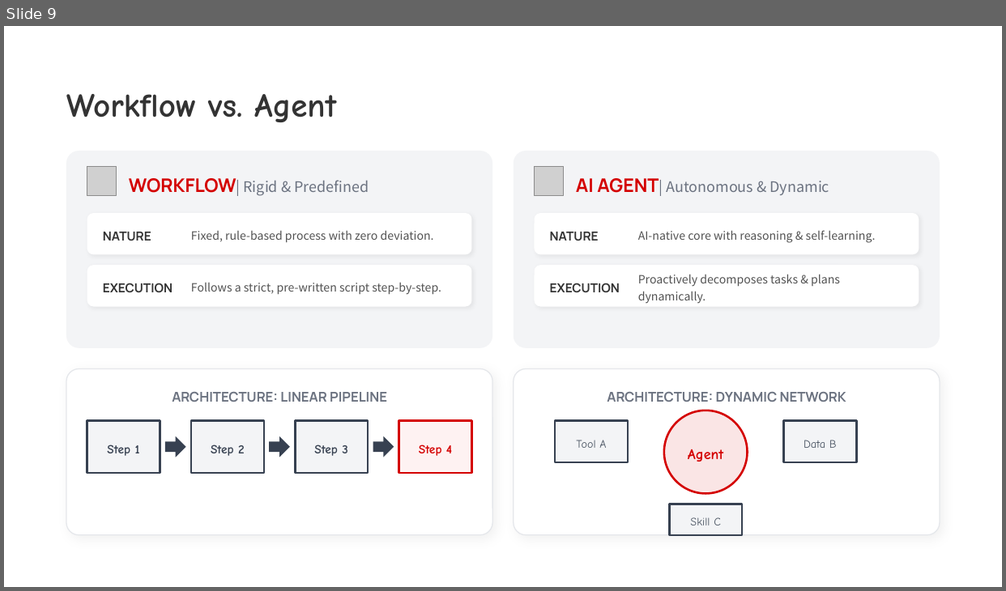
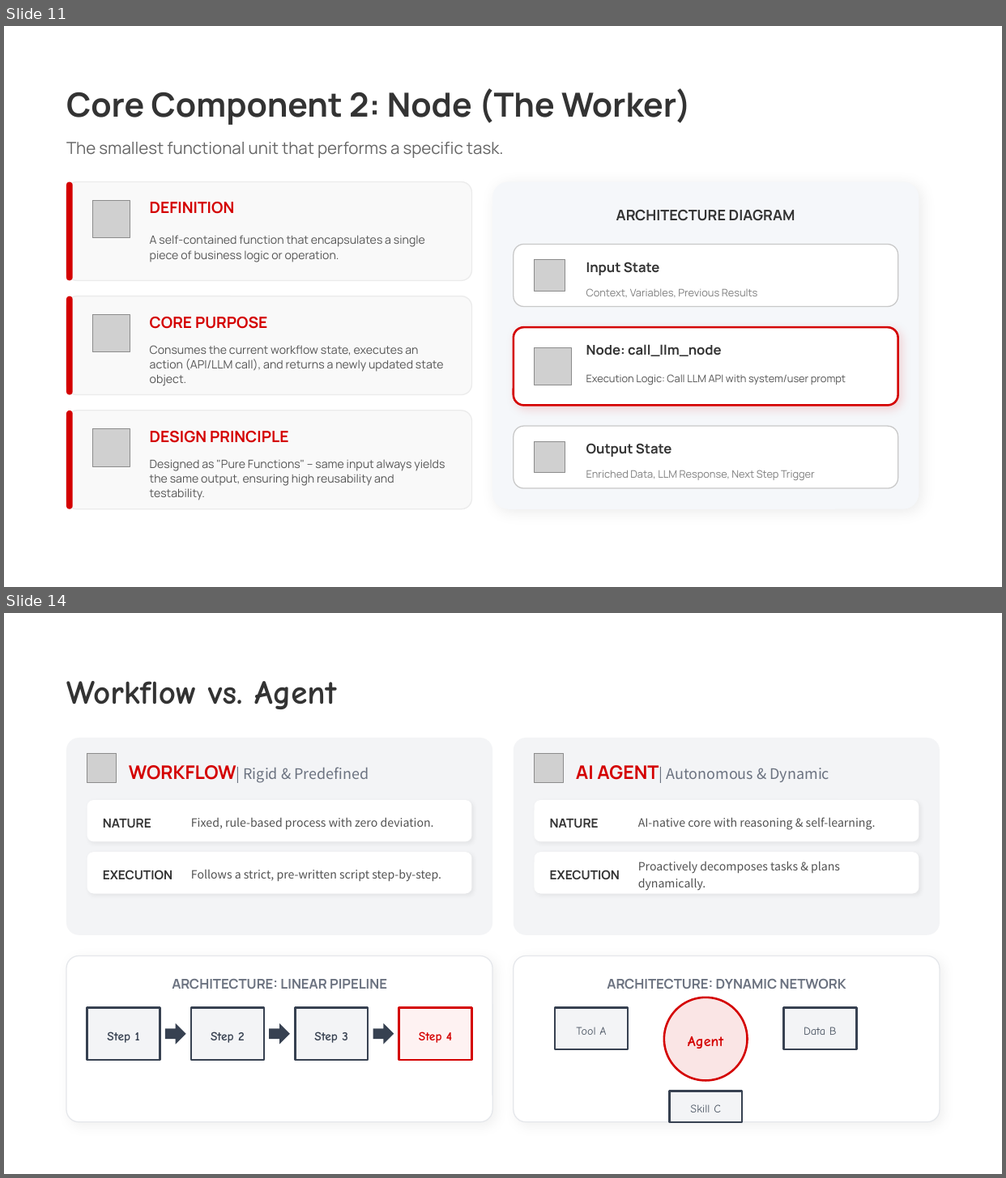
Before and after one commit to thomasdtchen/ai-agent, a slide deck: Understanding AI Agents for HSBC.pptx. Shown one above the other, each under a label of ours: slide 9 before the commit, slides 11 and 14 after it; the slides between them are not shown. The pictures are 1006x591 and 1006x1178 pixels, drawn with LibreOffice and Linux fonts; fonts in the diff are those of the drawing; grey boxes stand for pictures. Boxes give left, top, right and bottom in pixels: in the first picture for what was removed or moved away, otherwise in the second. Text is boxed around its words. In the diff, an @@ line names an element or a change of style, - is before the commit and + after.

```diff
--- a/Understanding AI Agents for HSBC.pptx
+++ b/Understanding AI Agents for HSBC.pptx
@@ slide 11 added at (4, 26, 1002, 587), background #FFFFFF @@
@@ text added at (66, 88, 691, 125), 32 pt, text #333333, bold @@
+Core Component 2: Node (The Worker)
@@ text added at (66, 142, 504, 158), 16 pt, text #666666 @@
+The smallest functional unit that performs a specific task.
@@ rounded rectangle added at (66, 182, 472, 280), fill #F9F9F9, outline #EBEBEB 1 pt @@
@@ rounded rectangle added at (66, 182, 72, 280), fill #D40000 @@
@@ rounded rectangle added at (493, 182, 918, 510), fill #F5F7FA @@
@@ picture added at (92, 200, 130, 238) @@
@@ text added at (150, 202, 235, 214), 15 pt, text #D40000, bold @@
+DEFINITION
@@ text added at (616, 210, 795, 221), 14 pt, text #333333, bold @@
+ARCHITECTURE DIAGRAM
@@ text added at (150, 235, 425, 263), 11 pt, text #555555 @@
+A self-contained function that encapsulates a single piece of business logic or operation.
@@ rounded rectangle added at (513, 245, 898, 307), fill #FFFFFF, outline #C8C8C8 1 pt @@
@@ picture added at (534, 259, 565, 291) @@
@@ text added at (586, 262, 660, 275), 13 pt, text #333333, bold @@
+Input State
@@ text added at (586, 288, 758, 297), 10 pt, text #808080 @@
+Context, Variables, Previous Results
@@ rounded rectangle added at (66, 297, 472, 395), fill #F9F9F9, outline #EBEBEB 1 pt @@
@@ rounded rectangle added at (66, 297, 72, 395), fill #D40000 @@
@@ picture added at (92, 315, 130, 352) @@
@@ text added at (150, 317, 267, 329), 15 pt, text #D40000, bold @@
+CORE PURPOSE
@@ rounded rectangle added at (513, 327, 898, 406), fill #FFFFFF, outline #D40000 2 pt @@
@@ text added at (150, 345, 444, 386), 11 pt, text #555555 @@
+Consumes the current workflow state, executes an action (API/LLM call), and returns a newly updated state object.
@@ picture added at (534, 348, 572, 386) @@
@@ text added at (586, 344, 721, 356), 13 pt, text #333333, bold @@
+Node: call_llm_node
@@ text added at (586, 374, 846, 385), 10 pt, text #555555 @@
+Execution Logic: Call LLM API with system/user prompt
@@ rounded rectangle added at (66, 411, 472, 510), fill #F9F9F9, outline #EBEBEB 1 pt @@
@@ rounded rectangle added at (66, 411, 72, 510), fill #D40000 @@
@@ picture added at (92, 429, 130, 467) @@
@@ text added at (150, 431, 289, 443), 15 pt, text #D40000, bold @@
+DESIGN PRINCIPLE
@@ rounded rectangle added at (513, 426, 898, 489), fill #FFFFFF, outline #C8C8C8 1 pt @@
@@ text added at (150, 459, 445, 501), 11 pt, text #555555 @@
+Designed as "Pure Functions" – same input always yields the same output, ensuring high reusability and testability.
@@ picture added at (534, 442, 565, 474) @@
@@ text added at (586, 443, 672, 457), 13 pt, text #333333, bold @@
+Output State
@@ text added at (586, 470, 815, 480), 10 pt, text #808080 @@
+Enriched Data, LLM Response, Next Step Trigger
@@ what was slide 9 is now slide 14 @@
```
Also in this commit, not shown: 4 other slides added.
